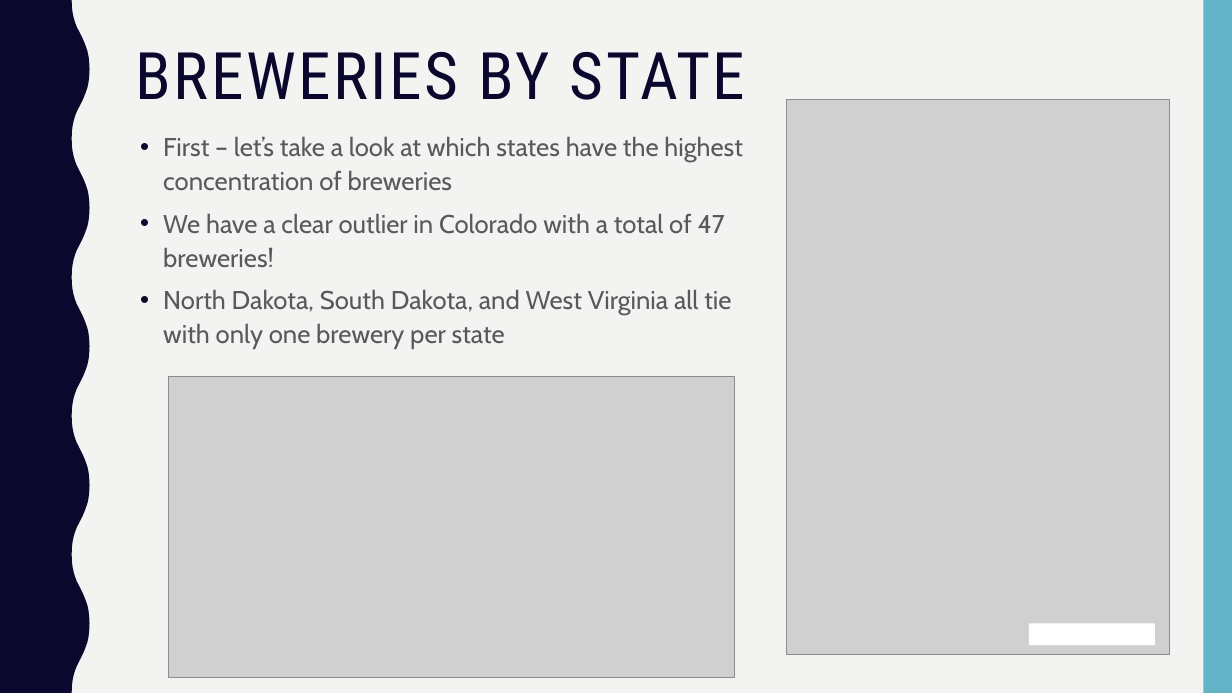
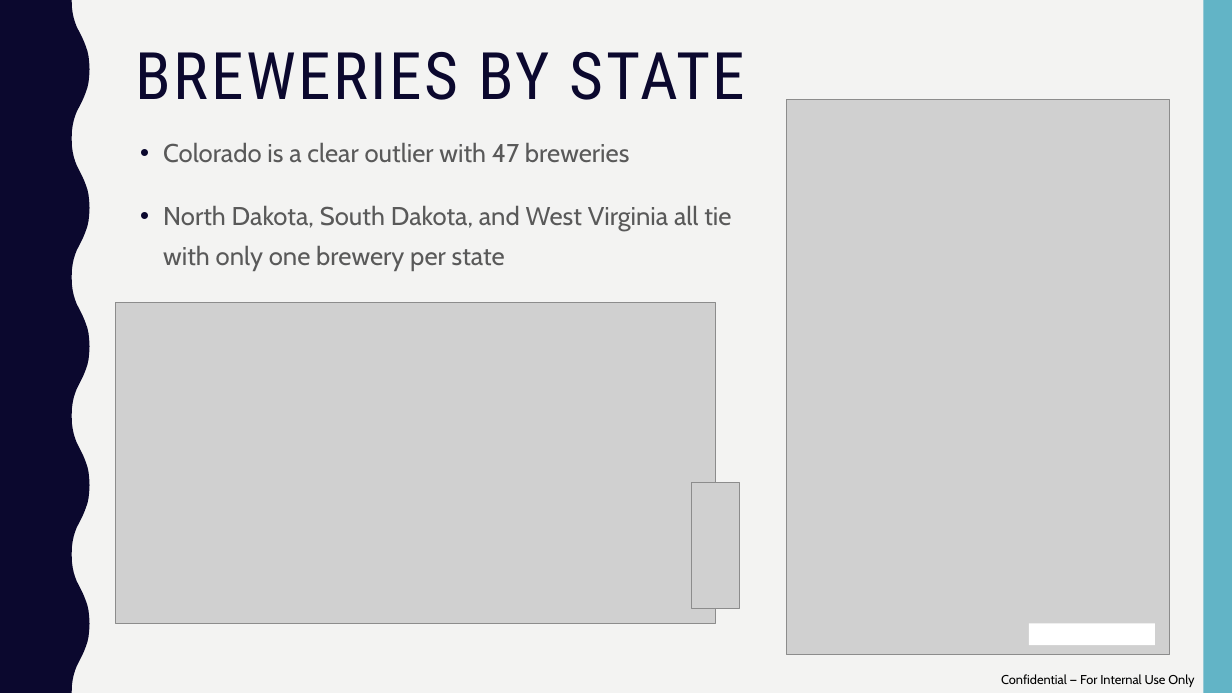
Before and after one commit to mattfarrow1/6306-project-1, a slide deck: slide 4 of docs/Matt_Farrow_Megan_Ball_DS6306_EDA.pptx. Drawn at 1232x693 pixels with LibreOffice and Linux fonts; fonts in the diff are those of the drawing; grey boxes stand for pictures. Boxes give left, top, right and bottom in pixels: in the first picture for what was removed or moved away, otherwise in the second. Text is boxed around its words. In the diff, an @@ line names an element or a change of style, - is before the commit and + after.

Commit message:
Clean up formatting, add higher res images, add question 9 slide

```diff
--- a/docs/Matt_Farrow_Megan_Ball_DS6306_EDA.pptx
+++ b/docs/Matt_Farrow_Megan_Ball_DS6306_EDA.pptx
@@ text at [163, 142, 629, 163]: text changed @@
-• First – let’s take a look at which states have the highest concentration of breweries
-• We have a clear outlier in Colorado with a total of 47 breweries!
+• Colorado is a clear outlier with 47 breweries
@@ text at [163, 205, 731, 271]: line spacing 1.1 to 1.3; more space between paragraphs @@
@@ picture: place and size @@
-picture at [168, 377, 735, 677]
+picture at [116, 302, 715, 624]
@@ picture added at [691, 482, 739, 609] @@
@@ text added at [1001, 674, 1194, 687], 10 pt, text #000000 @@
+Confidential — For Internal Use Only
```
Also in this commit, not shown: 7 other slides changed, 2 slides added.
